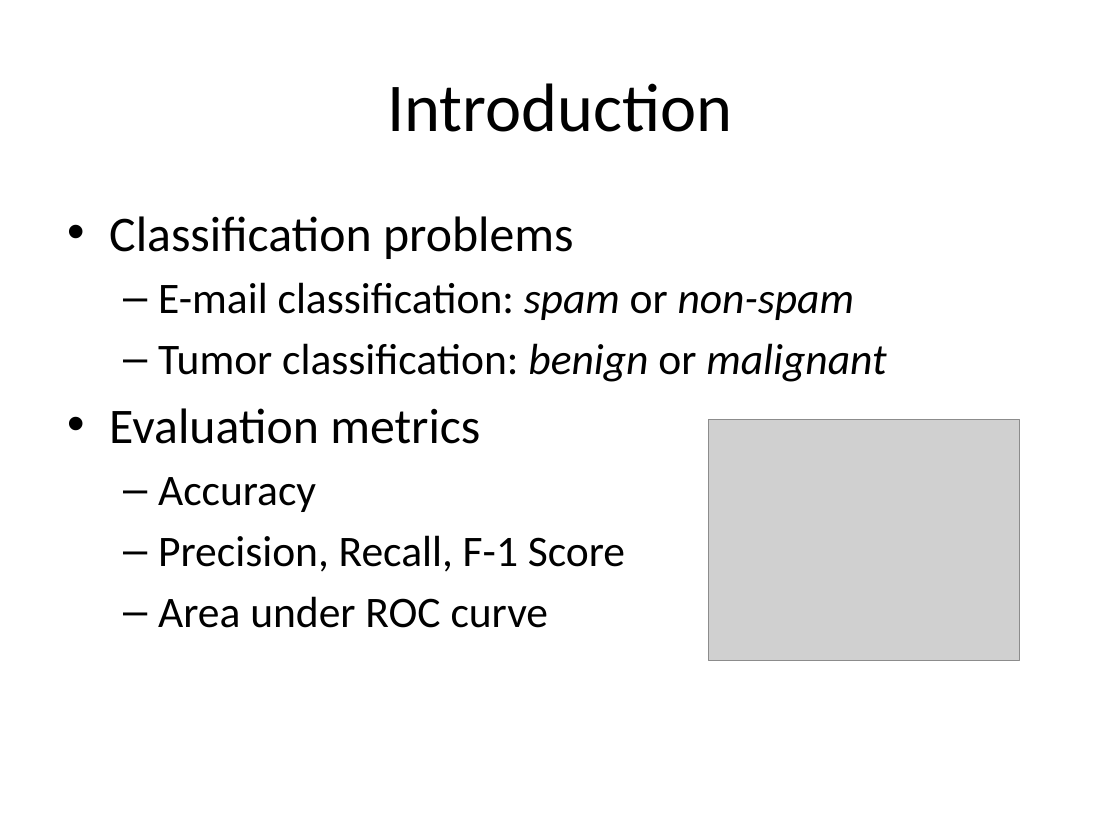
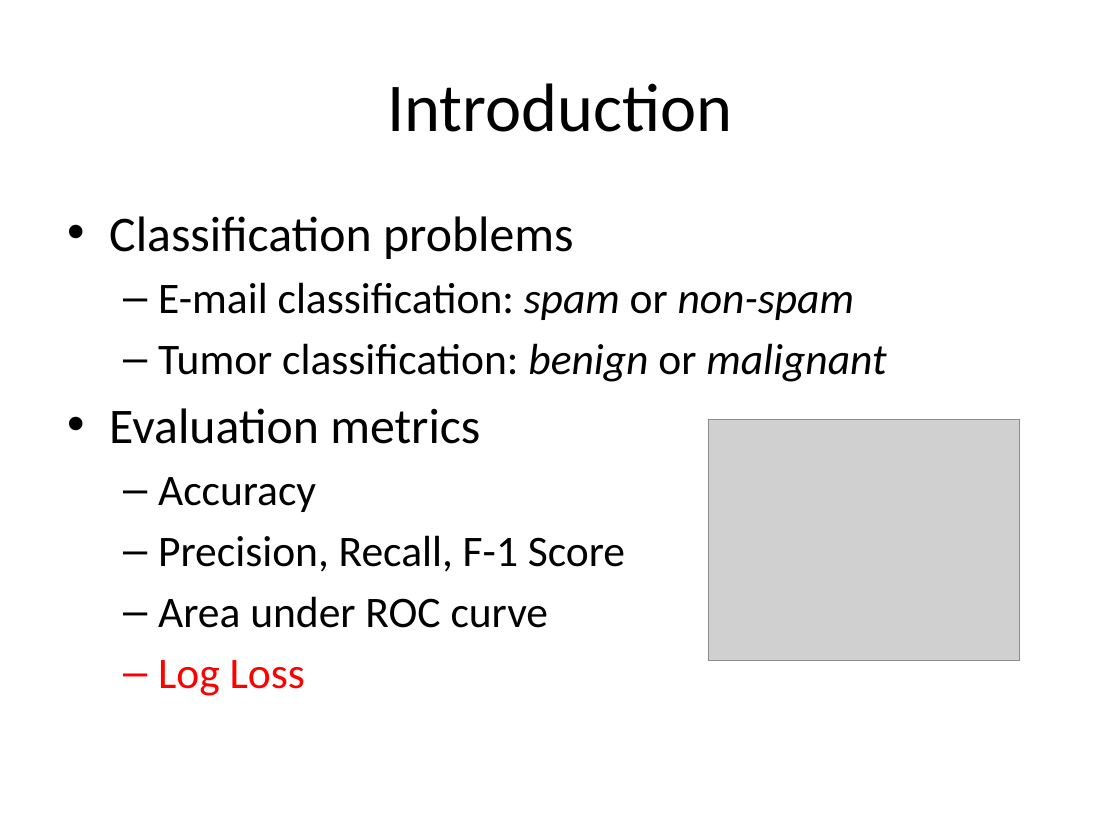
Before and after one commit to DEX-Company/DEXTRA_SourceCodes, a slide deck: slide 2 of LogLoss/LogLossForMindef.pptx. Drawn at 1120x840 pixels with LibreOffice and Linux fonts; fonts in the diff are those of the drawing; grey boxes stand for pictures. Boxes give left, top, right and bottom in pixels: in the first picture for what was removed or moved away, otherwise in the second. Text is boxed around its words. In the diff, an @@ line names an element or a change of style, - is before the commit and + after.

```diff
--- a/LogLoss/LogLossForMindef.pptx
+++ b/LogLoss/LogLossForMindef.pptx
@@ text at (158,660,305,696): paragraph added @@
+  – Log Loss
```
Also in this commit, not shown: 4 other slides changed, 1 slide added, 1 slide removed.
